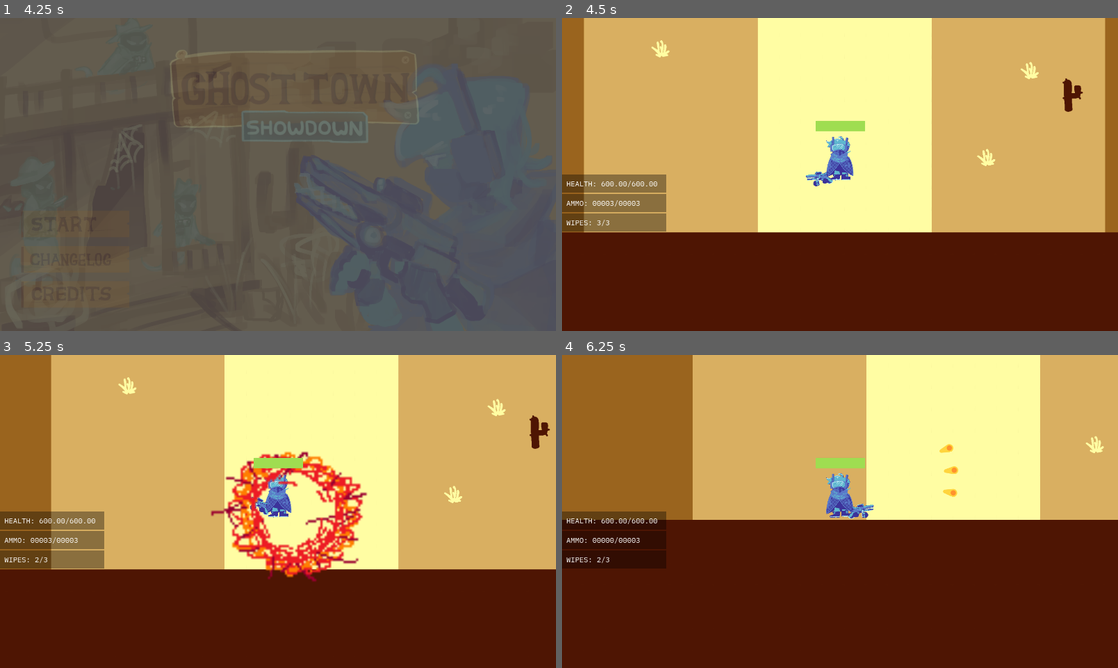
Above: before the commit, frames 1-4 (two rows, left to right).
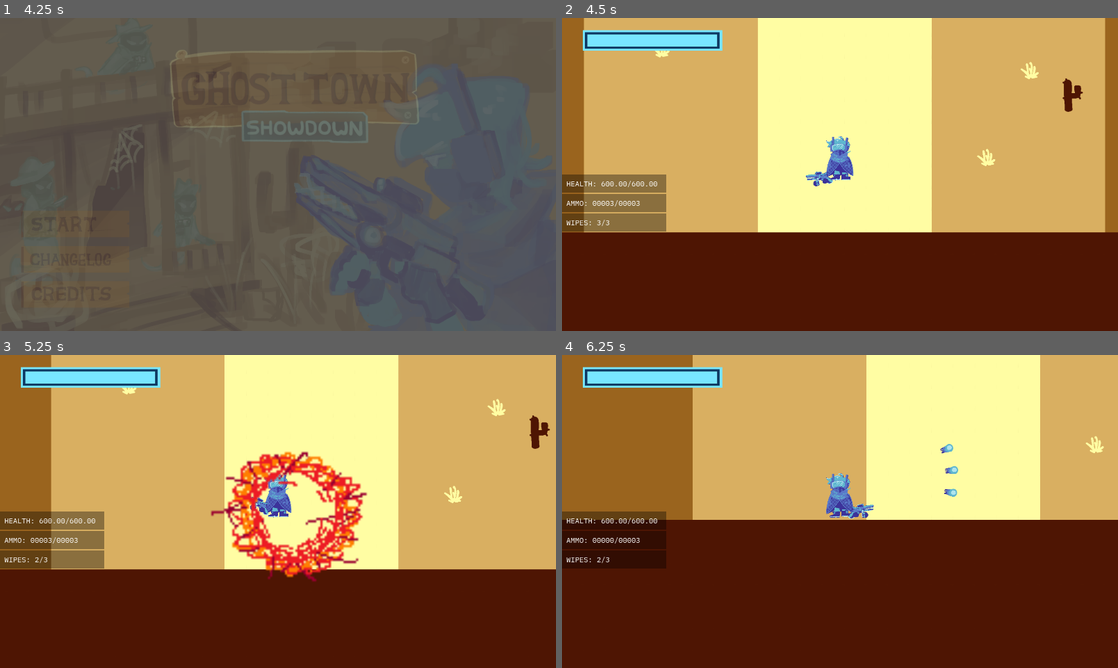
Above: after the commit, the same moments.

Repository: mid-at-coding/imgd-game
Game: Godot game, scene res://scenes/splash_screen.tscn
Two runs of this game, one before a commit and one after it. Both use one fixed random seed, a clock stepped at 60 frames per second and the inputs below.
Inputs (mouse positions are in pixels of both pictures, inside the frame that each line leads up to):
- Up to frame 1 (4.25 s): tap Enter (accept_pickup) at 0.5, 2 s; move the mouse to (400, 158) at 0.52 s; hold D (move_right) 0.53-1.28 s; hold Enter (accept_pickup) 0.53-1.28 s; click (400, 158) at 0.67 s; move the mouse to (166, 190) at 1.27 s; hold S (move_down) 1.28-2.03 s; tap Space (use_wipe) at 1.35, 2.85 s; move the mouse to (333, 105) at 2.02 s; hold D (move_right) 2.03-2.78 s; hold Enter (accept_pickup) 2.03-2.78 s; move the mouse to (250, 237) at 2.77 s; hold W (move_up) 2.78-3.53 s; click (250, 237) at 2.92 s; move the mouse to (444, 221) at 3.52 s; hold A (move_left) from 3.53 s (still down); hold Enter (accept_pickup) from 3.53 s (still down)
- Up to frame 2 (4.5 s): release A (move_left) at 4.25 s; release Enter (accept_pickup) at 4.25 s; click (639, 224) at 4.25 s
- Up to frame 3 (5.25 s): tap Enter (accept_pickup) at 5 s; move the mouse to (111, 464) at 5.02 s; hold A (move_left) from 5.03 s (still down); tap Space (use_wipe) at 5.1 s
- Up to frame 4 (6.25 s): move the mouse to (867, 511) at 5.77 s; release A (move_left) at 5.78 s; hold S (move_down) from 5.78 s (still down); hold Enter (accept_pickup) from 5.78 s (still down); click (867, 511) at 5.92 s

Frame 1 is identical in both runs. In frame 2, 2.0% of the frame differs, in the area x 3-55%, y 3-37%; in frame 3, 2.0%; in frame 4, 2.1%, in the area x 3-72%, y 3-46%.

Commit message:
Added UI Assets & Updated Health Bar

Diff:
--- a/game/scenes/dungeon_saloon_game.tscn
+++ b/game/scenes/dungeon_saloon_game.tscn
@@ -242,12 +242,12 @@
 collision_enabled = false
 
 [node name="FadeArea" parent="HiddenArea" unique_id=1153085700 instance=ExtResource("11_px73g")]
-position = Vector2(10, 890)
-scale = Vector2(30.007973, 77.11103)
+position = Vector2(38.000004, 890)
+scale = Vector2(32.847973, 78.46497)
 
 [node name="FadeArea2" parent="HiddenArea" unique_id=1006055543 instance=ExtResource("11_px73g")]
-position = Vector2(2381, 890.00006)
-scale = Vector2(30.007973, 77.11103)
+position = Vector2(2366.9998, 890)
+scale = Vector2(32.08798, 77.11103)
 
 [editable path="Doors/Door_Entrance"]
 [editable path="Doors/Door_Saloon1Left"]
--- a/game/scenes/fade_area.tscn
+++ b/game/scenes/fade_area.tscn
@@ -1,6 +1,6 @@
 [gd_scene format=3 uid="uid://d11lfecs3ayb8"]
 
-[ext_resource type="Script" uid="uid://wna8fqbioe6j" path="res://scenes/fade_area.gd" id="1_r08ol"]
+[ext_resource type="Script" uid="uid://wna8fqbioe6j" path="res://scripts/fade_area.gd" id="1_r08ol"]
 
 [sub_resource type="RectangleShape2D" id="RectangleShape2D_5ebrl"]
 
--- a/game/scenes/player.tscn
+++ b/game/scenes/player.tscn
@@ -7,6 +7,8 @@
 [ext_resource type="Script" uid="uid://bx7gx2juhxy5s" path="res://scripts/bullet_data.gd" id="4_qlg0r"]
 [ext_resource type="Script" uid="uid://2hlvq8ucffqs" path="res://scripts/gun_data.gd" id="5_tuyoq"]
 [ext_resource type="Script" uid="uid://c5qutix84lema" path="res://scripts/happy_boo_vitals_display.gd" id="7_smehm"]
+[ext_resource type="Texture2D" uid="uid://bq3f03oc8mhuv" path="res://assets/art/healthBackground.png" id="7_y4r1p"]
+[ext_resource type="Texture2D" uid="uid://b6r7f3fjcmkc5" path="res://assets/art/healthBar.png" id="8_d2wvv"]
 [ext_resource type="Theme" uid="uid://bavulhgkdvqfg" path="res://themes/pickupLabel.tres" id="8_ur7pv"]
 
 [sub_resource type="Resource" id="Resource_lw0rm"]
@@ -33,9 +35,6 @@
 
 [sub_resource type="RectangleShape2D" id="RectangleShape2D_kfffa"]
 size = Vector2(84, 54)
-
-[sub_resource type="StyleBoxFlat" id="StyleBoxFlat_a5sny"]
-bg_color = Color(0.623529, 0.866667, 0.317647, 1)
 
 [sub_resource type="StyleBoxFlat" id="StyleBoxFlat_y4r1p"]
 content_margin_left = 15.0
@@ -71,16 +70,14 @@
 [node name="CollisionShape2D" type="CollisionShape2D" parent="HurtBox" unique_id=440365805]
 shape = SubResource("RectangleShape2D_kfffa")
 
-[node name="HealthBar" type="ProgressBar" parent="." unique_id=384523252]
+[node name="HealthBar" type="TextureProgressBar" parent="." unique_id=1192115635]
 unique_name_in_owner = true
-z_index = 100
-offset_left = -83.0
-offset_top = -185.0
-offset_right = 87.0
-offset_bottom = -150.0
-theme_override_styles/fill = SubResource("StyleBoxFlat_a5sny")
-value = 100.0
-show_percentage = false
+offset_left = -888.0
+offset_top = -498.0
+offset_right = -407.0
+offset_bottom = -427.0
+texture_under = ExtResource("7_y4r1p")
+texture_progress = ExtResource("8_d2wvv")
 
 [node name="VitalsDisplay" type="VBoxContainer" parent="." unique_id=2111633980]
 unique_name_in_owner = true
--- a/game/scenes/screen_wipe.tscn
+++ b/game/scenes/screen_wipe.tscn
@@ -1,7 +1,8 @@
 [gd_scene format=3 uid="uid://cmbwbprkikbe8"]
 
-[ext_resource type="Script" uid="uid://hiej0x1cx44d" path="res://scenes/screen_wipe.gd" id="1_hugti"]
+[ext_resource type="Script" uid="uid://hiej0x1cx44d" path="res://scripts/screen_wipe.gd" id="1_hugti"]
 [ext_resource type="Texture2D" uid="uid://hi7mxw3kdb7w" path="res://assets/art/FireRing.png" id="2_nu058"]
+
 
 [sub_resource type="CircleShape2D" id="CircleShape2D_763yj"]
 
Binary file added: game/assets/art/ammoBar.png
Not shown, added: game/assets/art/ammoBar.png.import
Binary file added: game/assets/art/coreBulletOne.png
Not shown, added: game/assets/art/coreBulletOne.png.import
Binary file added: game/assets/art/coreBulletThree.png
Not shown, added: game/assets/art/coreBulletThree.png.import
Binary file added: game/assets/art/coreBulletTwo.png
Not shown, added: game/assets/art/coreBulletTwo.png.import
Binary file added: game/assets/art/coreCurrent.png
Not shown, added: game/assets/art/coreCurrent.png.import
Binary file added: game/assets/art/coreGlow.png
Not shown, added: game/assets/art/coreGlow.png.import
(and 15 more such lines)
